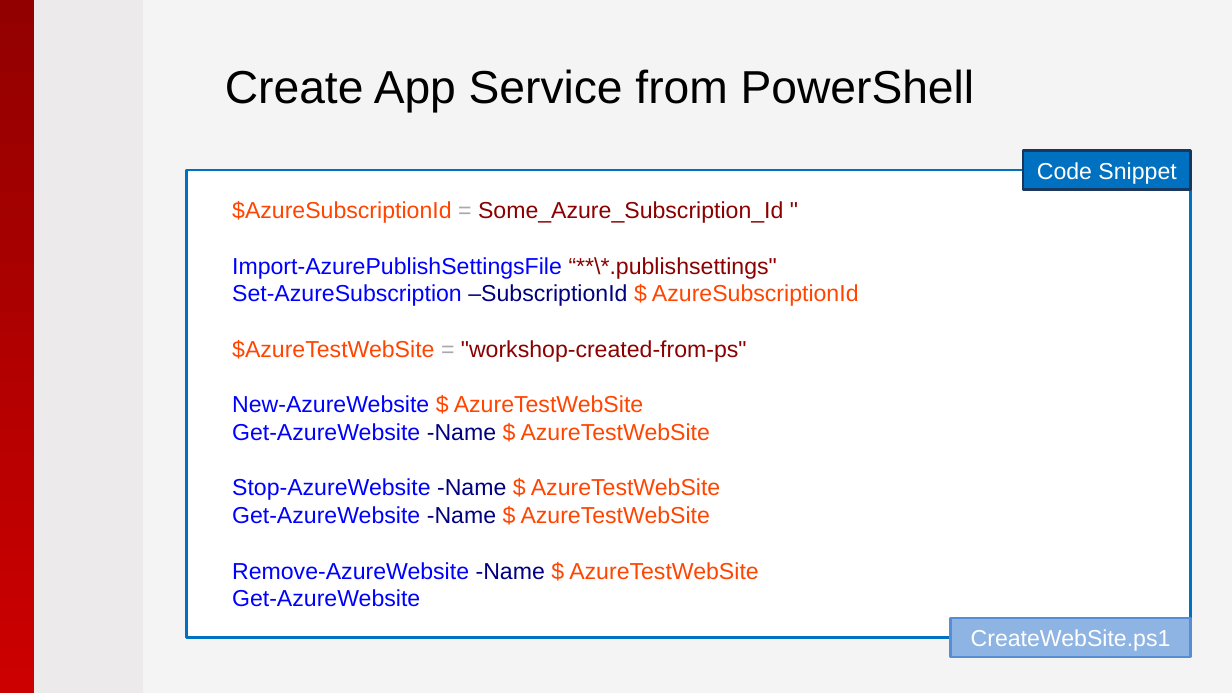
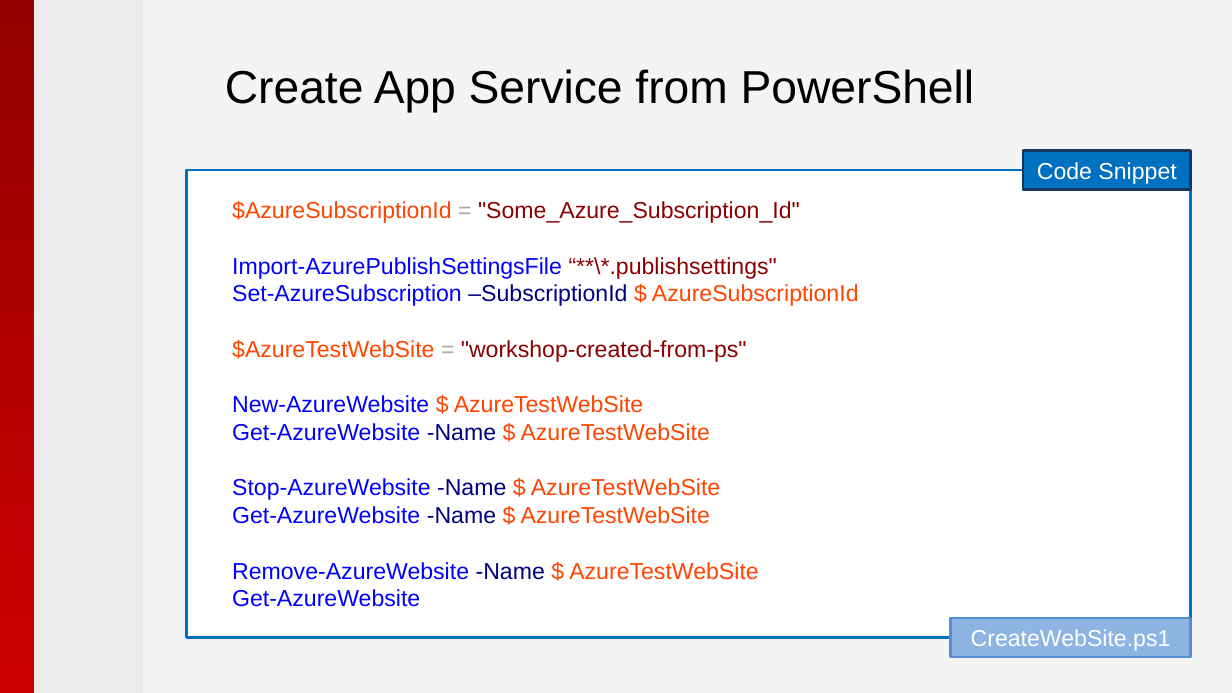
Before and after one commit to pryabov/Hackathon-2015, a slide deck: slide 21 of Presentation/2015 - Microsoft Azure.pptx (slide 20 before the commit). Drawn at 1232x693 pixels with LibreOffice and Linux fonts; fonts in the diff are those of the drawing; background and template pictures are left out. Boxes give left, top, right and bottom in pixels: in the first picture for what was removed or moved away, otherwise in the second. Text is boxed around its words. In the diff, an @@ line names an element or a change of style, - is before the commit and + after.

```diff
--- a/Presentation/2015 - Microsoft Azure.pptx
+++ b/Presentation/2015 - Microsoft Azure.pptx
@@ text at bbox=[232, 201, 800, 223]: text changed @@
-$AzureSubscriptionId = Some_Azure_Subscription_Id "
+$AzureSubscriptionId = "Some_Azure_Subscription_Id"
```
Also in this commit, not shown: 10 other slides changed, 3 slides added, 9 other files.
